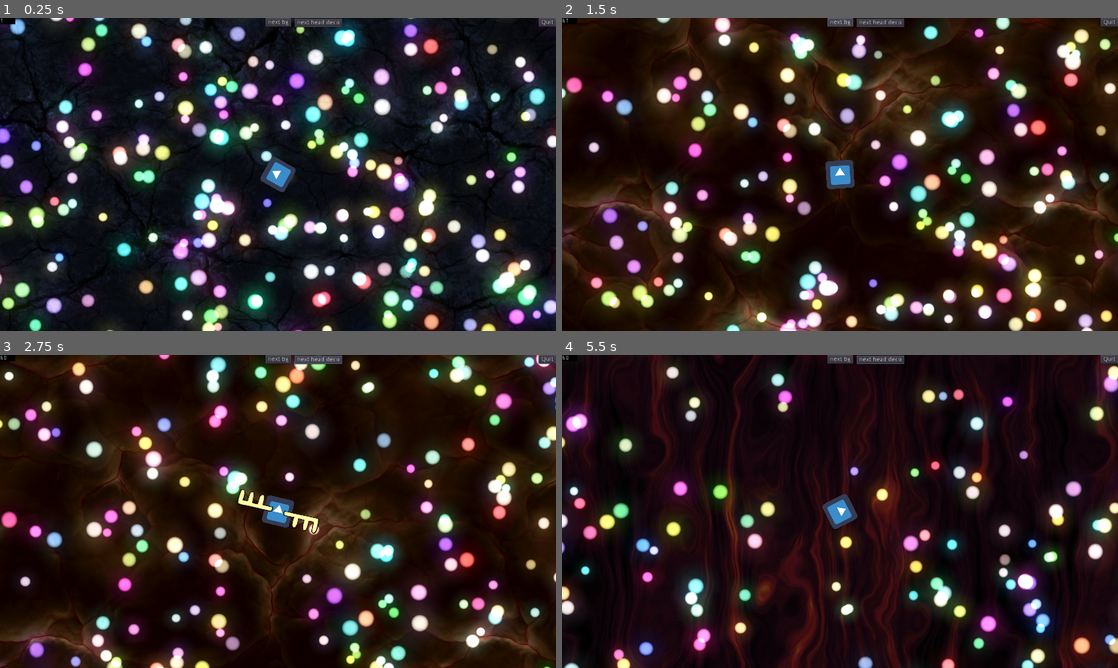
Above: before the commit, frames 1-4 (two rows, left to right).
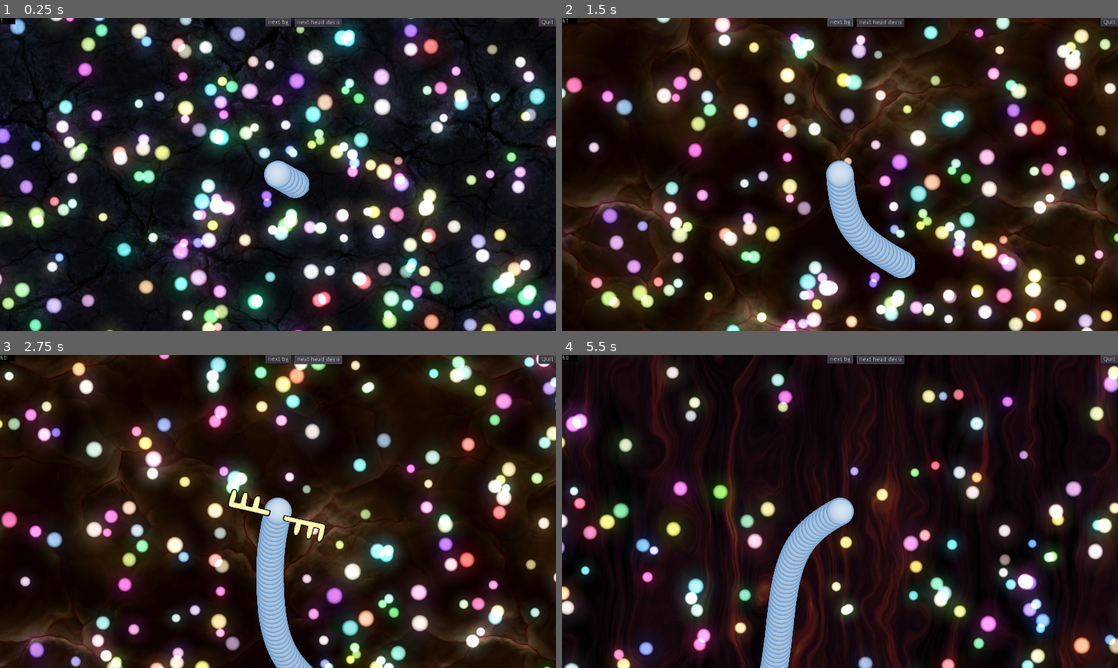
Above: after the commit, the same moments.

Repository: PostPollux/wriggly-worms
Game: Godot game, scene res://game.tscn
The game is run twice, just before and just after one commit, with the same random seed, the same clock (stepped at 60 frames per second) and the same inputs. The engine's default icon, where the game draws it, is replaced by a stand-in: a white triangle on a blue panel in a dark square.
Inputs (mouse positions are in pixels of both pictures, inside the frame that each line leads up to):
- Up to frame 1 (0.25 s): no input
- Up to frame 2 (1.5 s): click "next bg" at 0.5 s; click "next bg" at 1.25 s
- Up to frame 3 (2.75 s): click "next head deco" at 2 s
- Up to frame 4 (5.5 s): click "next head deco" at 2.75 s; click "next bg" at 3.5 s; click "next head deco" at 4.25 s; move the mouse to (962, 495) at 5.02 s; press the mouse at (962, 495) at 5.03 s

The runs differ from the first frame. In frame 1, 1.1% of the frame differs, in the area x 46-56%, y 39-65%; in frame 2, 2.5%; in frame 3, 3.6%, in the area x 41-61%, y 41-100%; in frame 4, 3.1%.

Commit message:
Add basic Worm logic

Diff:
--- a/Food/GlowingFood.gd
+++ b/Food/GlowingFood.gd
@@ -37,7 +37,7 @@
 func _on_Area2D_area_entered(area: Area2D) -> void:
 
 	# Make sure that the collider does not fire again
-	FoodCollider.monitoring = false
+	FoodCollider.set_deferred("monitoring",false)
 
 
 	var SnakeHeadArea2D : Area2D = area
--- a/GameManager.gd
+++ b/GameManager.gd
@@ -1,4 +1,8 @@
 extends Node
+
+### PRELOAD RESOURCES
+var FoodRes = preload("res://Food/GlowingFood.tscn")
+var SegmentRes = preload("res://Worms/Segment.tscn")
 
 
 var points : int = 20
--- a/Map/Map.gd
+++ b/Map/Map.gd
@@ -1,9 +1,6 @@
 extends Node2D
 
 class_name WWMap
-
-### PRELOAD RESOURCES
-var FoodRes = preload("res://Food/GlowingFood.tscn")
 
 ### SIGNALS
 
@@ -43,7 +40,7 @@
 # Distribution is not even. There will be more food in the middle then on the periphery
 func add_food_at_random_position_radial_simple():
 
-	var Food = FoodRes.instance()
+	var Food = GameManager.FoodRes.instance()
 
 	var random_direction_vector : Vector2 = Vector2(randf() * 2 - 1, randf() * 2 - 1).normalized()
 
@@ -55,7 +52,7 @@
 # Even distribution in a square
 func add_food_at_random_position_square():
 
-	var Food = FoodRes.instance()
+	var Food = GameManager.FoodRes.instance()
 
 	Food.position = (self.position - Vector2(map_size / 2, map_size / 2)) + Vector2(randi() % map_size, randi() % map_size )
 
--- a/Map/Map.tscn
+++ b/Map/Map.tscn
@@ -15,6 +15,7 @@
 [ext_resource path="res://Map/BackgroundTextures/organic_matter_diffuse2.jpg" type="Texture" id=15]
 
 [node name="Map" type="Node2D"]
+z_index = -4096
 script = ExtResource( 1 )
 
 [node name="MapSwitcher" parent="." instance=ExtResource( 4 )]
--- a/Worms/ActiveHead.tscn
+++ b/Worms/ActiveHead.tscn
@@ -1,14 +1,14 @@
 [gd_scene load_steps=8 format=2]
 
 [ext_resource path="res://Worms/ActiveHead.gd" type="Script" id=1]
-[ext_resource path="res://icon.png" type="Texture" id=2]
+[ext_resource path="res://Worms/SegmentTextures/segment_blue_256.png" type="Texture" id=2]
 [ext_resource path="res://soft-point-light.png" type="Texture" id=3]
 [ext_resource path="res://NodeSwitcher2D.tscn" type="PackedScene" id=4]
 [ext_resource path="res://Worms/HeadDecorations/antlers_512.png" type="Texture" id=5]
 [ext_resource path="res://Worms/HeadDecorations/horns_512.png" type="Texture" id=6]
 
 [sub_resource type="RectangleShape2D" id=1]
-extents = Vector2( 61.5952, 48.0488 )
+extents = Vector2( 61.5952, 38.8515 )
 
 [node name="ActiveHead" type="Node2D"]
 script = ExtResource( 1 )
@@ -22,7 +22,7 @@
 
 [node name="Area2D" type="Area2D" parent="."]
 collision_layer = 2
-collision_mask = 3
+collision_mask = 7
 
 [node name="CollisionShape2D" type="CollisionShape2D" parent="Area2D"]
 position = Vector2( 22.4464, 0.440125 )
@@ -31,6 +31,8 @@
 [node name="Sprite" type="Sprite" parent="."]
 light_mask = 0
 rotation = 1.5708
+scale = Vector2( 0.25, 0.25 )
+z_index = 4096
 texture = ExtResource( 2 )
 
 [node name="DecoSwitcher" parent="Sprite" instance=ExtResource( 4 )]
@@ -39,19 +41,21 @@
 modulate = Color( 1, 0.968627, 0.698039, 1 )
 position = Vector2( 1.19164, -4.31374e-06 )
 scale = Vector2( 0.387595, 0.387595 )
+z_index = 4096
 
 [node name="Antlers" type="Sprite" parent="Sprite/DecoSwitcher"]
 visible = false
 modulate = Color( 1, 0.968627, 0.698039, 1 )
-position = Vector2( 1.19164, -4.31374e-06 )
-scale = Vector2( 0.387595, 0.387595 )
+position = Vector2( 2.62576, 43.0182 )
+scale = Vector2( 1.86037, 1.86037 )
+z_index = 4096
 texture = ExtResource( 5 )
 
 [node name="Horns" type="Sprite" parent="Sprite/DecoSwitcher"]
-visible = false
-modulate = Color( 0.627451, 0.278431, 0.278431, 1 )
-position = Vector2( 1.19179, 39.6114 )
-scale = Vector2( 0.287879, 0.387595 )
+modulate = Color( 0.819608, 0.819608, 0.819608, 1 )
+position = Vector2( 1.19232, 157.62 )
+scale = Vector2( 1.16382, 1.43501 )
+z_index = 4096
 texture = ExtResource( 6 )
 
 [node name="Camera2D" type="Camera2D" parent="."]
--- /dev/null
+++ b/Worms/Segment.gd
@@ -0,0 +1,24 @@
+extends Node2D
+
+class_name WormSegment
+
+var Head
+var PreviousSegment : Node2D
+var distance_correct : bool = false
+var distance : float = 10
+
+
+# Called when the node enters the scene tree for the first time.
+func _ready() -> void:
+	pass # Replace with function body.
+
+# Called every frame. 'delta' is the elapsed time since the previous frame.
+func _process(delta: float) -> void:
+
+	if is_instance_valid(PreviousSegment):
+		if distance_correct:
+			self.position = PreviousSegment.position + distance * (self.position - PreviousSegment.position ).normalized()
+			self.look_at(PreviousSegment.position)
+		else:
+			if (PreviousSegment.position - self.position).length() > 10:
+				distance_correct = true
--- a/Worms/Segment.tscn
+++ b/Worms/Segment.tscn
@@ -1,16 +1,23 @@
-[gd_scene load_steps=3 format=2]
+[gd_scene load_steps=4 format=2]
 
-[ext_resource path="res://icon.png" type="Texture" id=1]
+[ext_resource path="res://Worms/SegmentTextures/segment_blue_256.png" type="Texture" id=1]
+[ext_resource path="res://Worms/Segment.gd" type="Script" id=2]
 
 [sub_resource type="CircleShape2D" id=1]
-radius = 31.1565
+radius = 130.976
 
-[node name="Segment" type="Sprite"]
+[node name="Segment" type="Node2D"]
+script = ExtResource( 2 )
+
+[node name="Sprite" type="Sprite" parent="."]
 rotation = 1.5708
+scale = Vector2( 0.25, 0.25 )
 texture = ExtResource( 1 )
 
-[node name="Area2D" type="Area2D" parent="."]
+[node name="Area2D" type="Area2D" parent="Sprite"]
 rotation = -1.5708
+collision_layer = 4
+collision_mask = 2
 
-[node name="CollisionShape2D" type="CollisionShape2D" parent="Area2D"]
+[node name="CollisionShape2D" type="CollisionShape2D" parent="Sprite/Area2D"]
 shape = SubResource( 1 )
--- /dev/null
+++ b/Worms/Worm.gd
@@ -0,0 +1,41 @@
+extends Node2D
+
+
+# Declare member variables here. Examples:
+# var a: int = 2
+# var b: String = "text"
+
+var LastSegment
+var segment_count : int = 0
+
+onready var Head = $"ActiveHead"
+
+# Called when the node enters the scene tree for the first time.
+func _ready() -> void:
+	LastSegment = Head
+
+	for i in range(0, 200):
+		add_segment()
+
+
+
+
+
+func add_segment() -> void:
+	var Segment = GameManager.SegmentRes.instance()
+
+	if segment_count == 0:
+		Segment.PreviousSegment = Head
+
+	Segment.PreviousSegment = LastSegment
+	Segment.rotation = LastSegment.rotation
+	Segment.position = LastSegment.position
+	Segment.get_node("Sprite").z_index = LastSegment.get_node("Sprite").z_index - 1
+
+	self.add_child(Segment)
+
+	LastSegment = Segment
+
+# Called every frame. 'delta' is the elapsed time since the previous frame.
+#func _process(delta: float) -> void:
+#	pass
--- a/Worms/Worm.tscn
+++ b/Worms/Worm.tscn
@@ -1,7 +1,9 @@
-[gd_scene load_steps=2 format=2]
+[gd_scene load_steps=3 format=2]
 
 [ext_resource path="res://Worms/ActiveHead.tscn" type="PackedScene" id=2]
+[ext_resource path="res://Worms/Worm.gd" type="Script" id=3]
 
 [node name="Worm" type="Node2D"]
+script = ExtResource( 3 )
 
 [node name="ActiveHead" parent="." instance=ExtResource( 2 )]
--- a/game.tscn
+++ b/game.tscn
@@ -1,14 +1,9 @@
-[gd_scene load_steps=6 format=2]
+[gd_scene load_steps=5 format=2]
 
 [ext_resource path="res://Debug/DebugOverlay.tscn" type="PackedScene" id=1]
 [ext_resource path="res://Worms/Worm.tscn" type="PackedScene" id=2]
 [ext_resource path="res://game.gd" type="Script" id=3]
 [ext_resource path="res://Map/Map.tscn" type="PackedScene" id=4]
-
-[sub_resource type="Environment" id=1]
-background_mode = 4
-adjustment_enabled = true
-adjustment_saturation = 1.2
 
 [node name="Game" type="Node"]
 script = ExtResource( 3 )
@@ -20,6 +15,3 @@
 [node name="CanvasLayer" type="CanvasLayer" parent="."]
 
 [node name="DebugOverlay" parent="CanvasLayer" instance=ExtResource( 1 )]
-
-[node name="WorldEnvironment" type="WorldEnvironment" parent="."]
-environment = SubResource( 1 )
--- a/project.godot
+++ b/project.godot
@@ -19,6 +19,11 @@
 "language": "GDScript",
 "path": "res://Map/Map.gd"
 }, {
+"base": "Node2D",
+"class": "WormSegment",
+"language": "GDScript",
+"path": "res://Worms/Segment.gd"
+}, {
 "base": "Node",
 "class": "wriggly_worms",
 "language": "GDScript",
@@ -27,6 +32,7 @@
 _global_script_class_icons={
 "NodeSwitcher2D": "",
 "WWMap": "",
+"WormSegment": "",
 "wriggly_worms": ""
 }
 
Binary file added: Worms/SegmentTextures/segment_blue_256.png
Not shown, added: Worms/SegmentTextures/segment_blue_256.png.import
Binary file added: Worms/SegmentTextures/segment_orange_256.png
Not shown, added: Worms/SegmentTextures/segment_orange_256.png.import
Binary file added: Worms/SegmentTextures/segment_yellow_256.png
Not shown, added: Worms/SegmentTextures/segment_yellow_256.png.import
